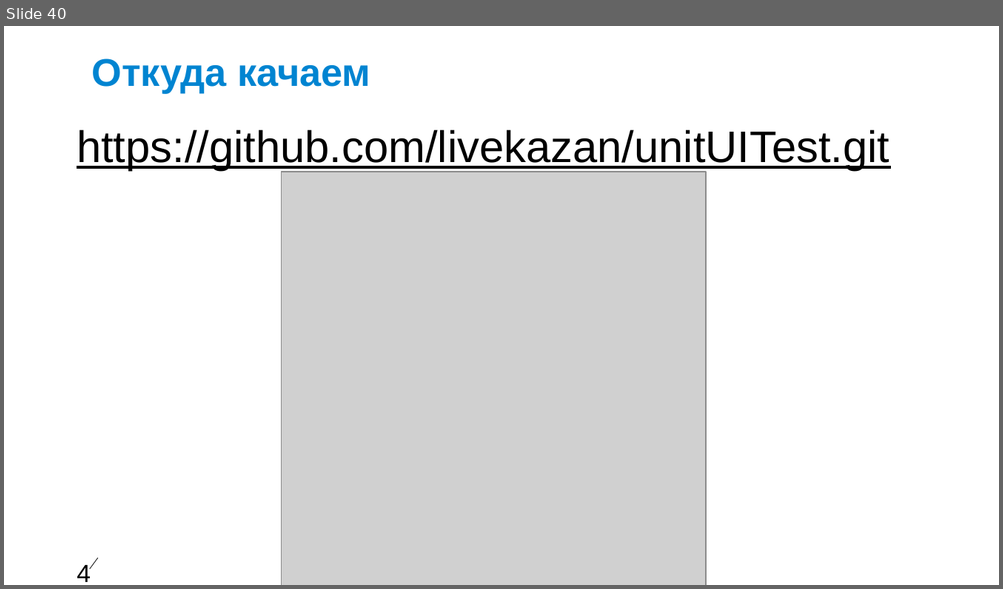
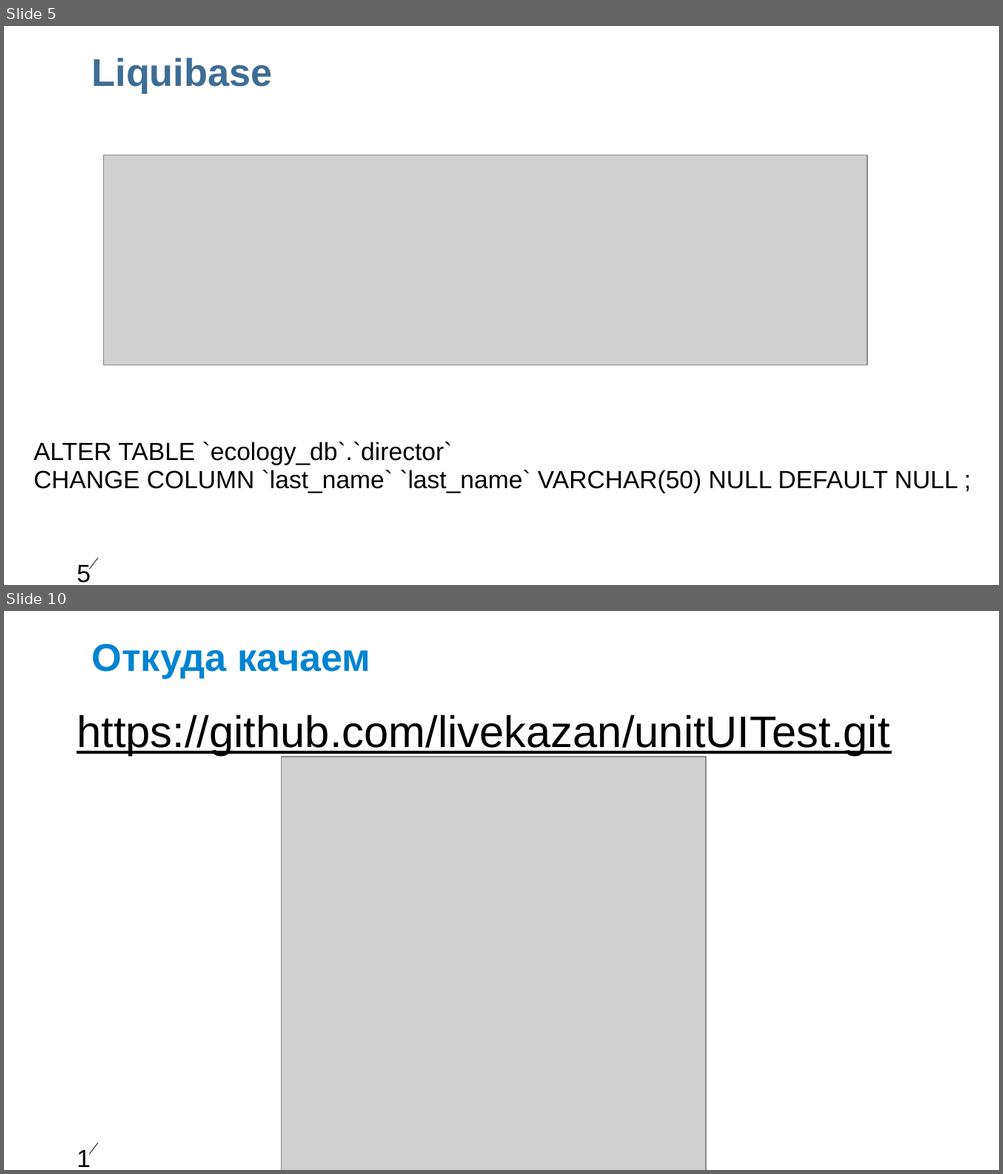
Before and after one commit to livekazan/unitUITest, a slide deck: LiquiBase.ppt. Shown one above the other, each under a label of ours: slide 40 before the commit, slides 5 and 10 after it; the slides between them are not shown. The pictures are 1003x589 and 1003x1174 pixels, drawn with LibreOffice and Linux fonts; fonts in the diff are those of the drawing; grey boxes stand for pictures; background and template pictures are left out. Boxes give left, top, right and bottom in pixels: in the first picture for what was removed or moved away, otherwise in the second. Text is boxed around its words. In the diff, an @@ line names an element or a change of style, - is before the commit and + after.

```diff
--- a/LiquiBase.ppt
+++ b/LiquiBase.ppt
@@ slide 5 added at [4,26,999,585], background #FFFFFF; not listed: 2 template elements that a slide beside it also shows @@
@@ free added at [91,48,976,141], 28 pt, text #3E6D94, bold @@
+Liquibase
@@ picture added at [103,156,868,365] @@
@@ text added at [34,442,958,493], 18 pt, text #000000 @@
+ALTER TABLE `ecology_db`.`director`
+CHANGE COLUMN `last_name` `last_name` VARCHAR(50) NULL DEFAULT NULL ;
@@ what was slide 40 is now slide 10 @@
@@ page number at [73,1141,90,1165]: text changed @@
-40
+10
```
Also in this commit, not shown: 1 slide changed, 7 other slides added, 38 slides removed, 1 other file.
